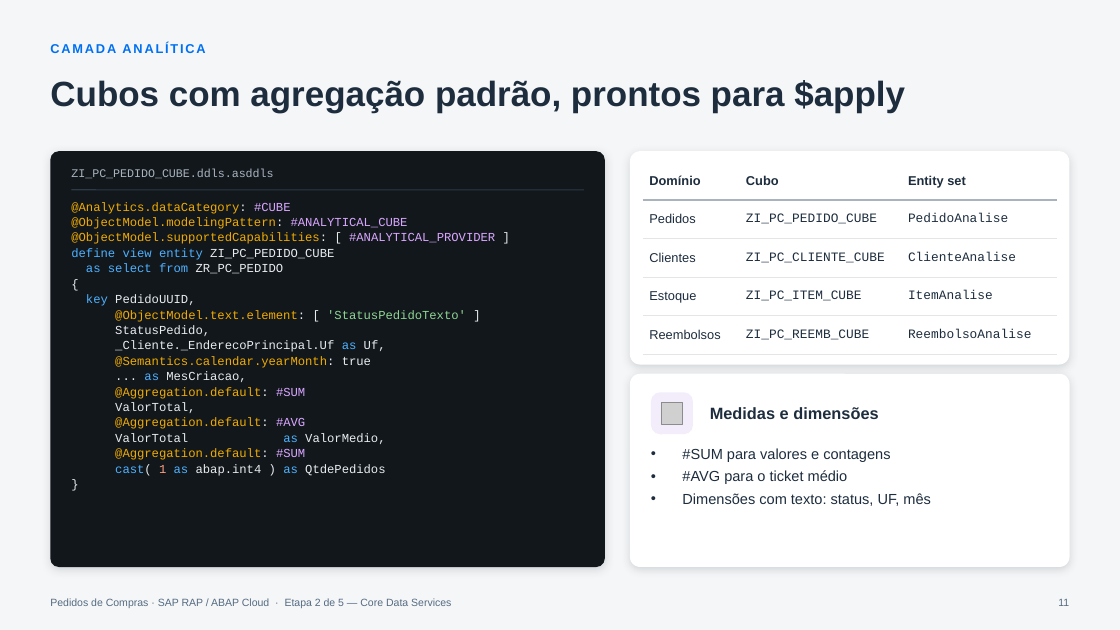
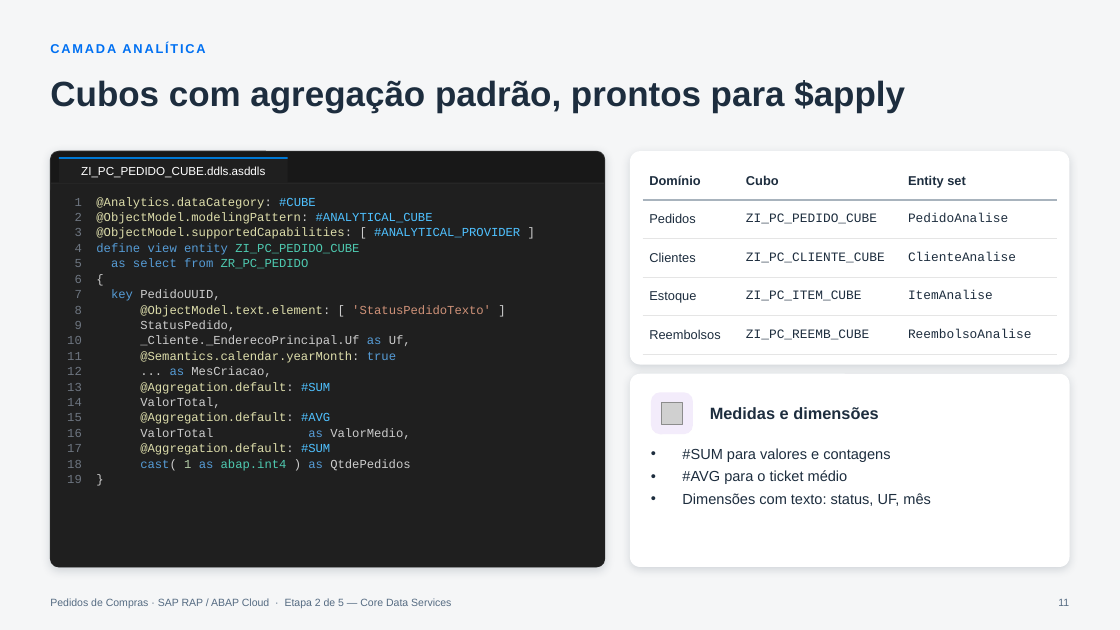
Before and after one commit to AdrianoBispo/sap-abap-rap-pedidos-de-compras-app, a slide deck: slide 11 of docs/apresentacoes/02-core-data-services.pptx. Drawn at 1120x630 pixels with LibreOffice and Linux fonts; fonts in the diff are those of the drawing; grey boxes stand for pictures. Boxes give left, top, right and bottom in pixels: in the first picture for what was removed or moved away, otherwise in the second. Text is boxed around its words. In the diff, an @@ line names an element or a change of style, - is before the commit and + after.

```diff
--- a/docs/apresentacoes/02-core-data-services.pptx
+++ b/docs/apresentacoes/02-core-data-services.pptx
@@ rounded rectangle at [50, 151, 605, 567]: fill #12171C to #181818; outline none to #2B2B2B 0.75 pt @@
@@ rectangle "ZI_PC_PEDIDO_CUBE.ddls.asddls": place and size @@
-rectangle "ZI_PC_PEDIDO_CUBE.ddls.asddls" at [71, 169, 273, 179]
+rectangle "ZI_PC_PEDIDO_CUBE.ddls.asddls" at [59, 158, 288, 183]
@@ rectangle "ZI_PC_PEDIDO_CUBE.ddls.asddls" at [59, 158, 288, 183]: font Courier New to Arial, text colour #A9B4BE to #FFFFFF; alignment left to centre; fill none to #1F1F1F @@
@@ line added from (59, 158) to (287, 158), #0078D4 1.5 pt @@
@@ rounded rectangle added at [50, 183, 605, 567], fill #1F1F1F @@
@@ line moved from (71, 190) - (584, 190) to (51, 183) - (604, 183) @@
@@ line (51, 183) - (604, 183): stroke #2E3A46 1 pt to #2B2B2B 0.75 pt @@
@@ rectangle added at [51, 183, 604, 196], fill #1F1F1F @@
@@ text at [75, 197, 520, 471]: text changed; text colour #F0AB00 to #DCDCAA @@
-@Analytics.dataCategory: #CUBE
-@ObjectModel.modelingPattern: #ANALYTICAL_CUBE
-@ObjectModel.supportedCapabilities: [ #ANALYTICAL_PROVIDER ]
-define view entity ZI_PC_PEDIDO_CUBE
-as select from ZR_PC_PEDIDO
-{
-key PedidoUUID,
-@ObjectModel.text.element: [ 'StatusPedidoTexto' ]
-StatusPedido,
-_Cliente._EnderecoPrincipal.Uf as Uf,
-@Semantics.calendar.yearMonth: true
-... as MesCriacao,
-@Aggregation.default: #SUM
-ValorTotal,
-@Aggregation.default: #AVG
-ValorTotal as ValorMedio,
-@Aggregation.default: #SUM
-cast( 1 as abap.int4 ) as QtdePedidos
-}
+1 @Analytics.dataCategory: #CUBE
+2 @ObjectModel.modelingPattern: #ANALYTICAL_CUBE
+3 @ObjectModel.supportedCapabilities: [ #ANALYTICAL_PROVIDER ]
+4 define view entity ZI_PC_PEDIDO_CUBE
+5 as select from ZR_PC_PEDIDO
+6 {
+7 key PedidoUUID,
+8 @ObjectModel.text.element: [ 'StatusPedidoTexto' ]
+9 StatusPedido,
+10 _Cliente._EnderecoPrincipal.Uf as Uf,
+11 @Semantics.calendar.yearMonth: true
+12 ... as MesCriacao,
+13 @Aggregation.default: #SUM
+14 ValorTotal,
+15 @Aggregation.default: #AVG
+16 ValorTotal as ValorMedio,
+17 @Aggregation.default: #SUM
+18 cast( 1 as abap.int4 ) as QtdePedidos
+19 }
```
Also in this commit, not shown: 6 other slides changed, 4 other files.
